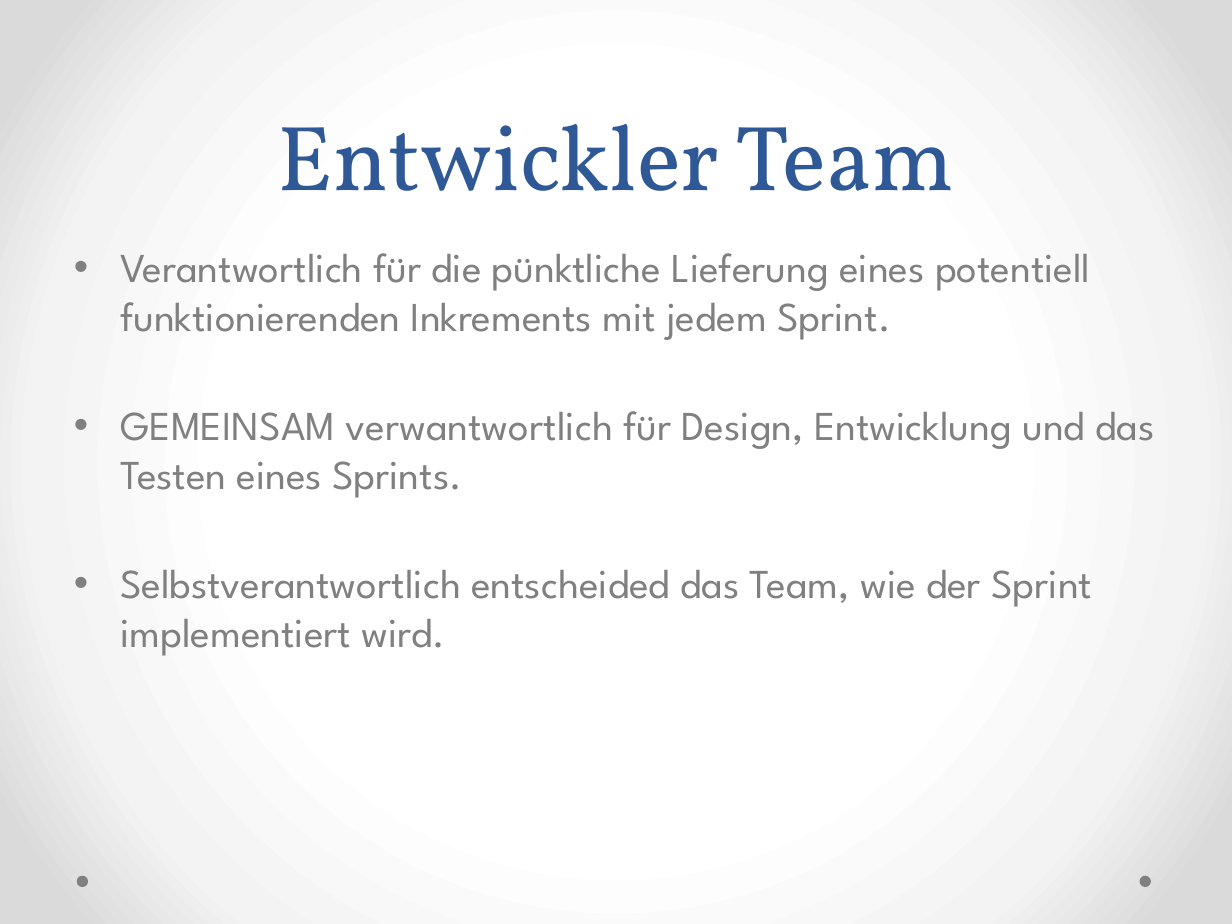
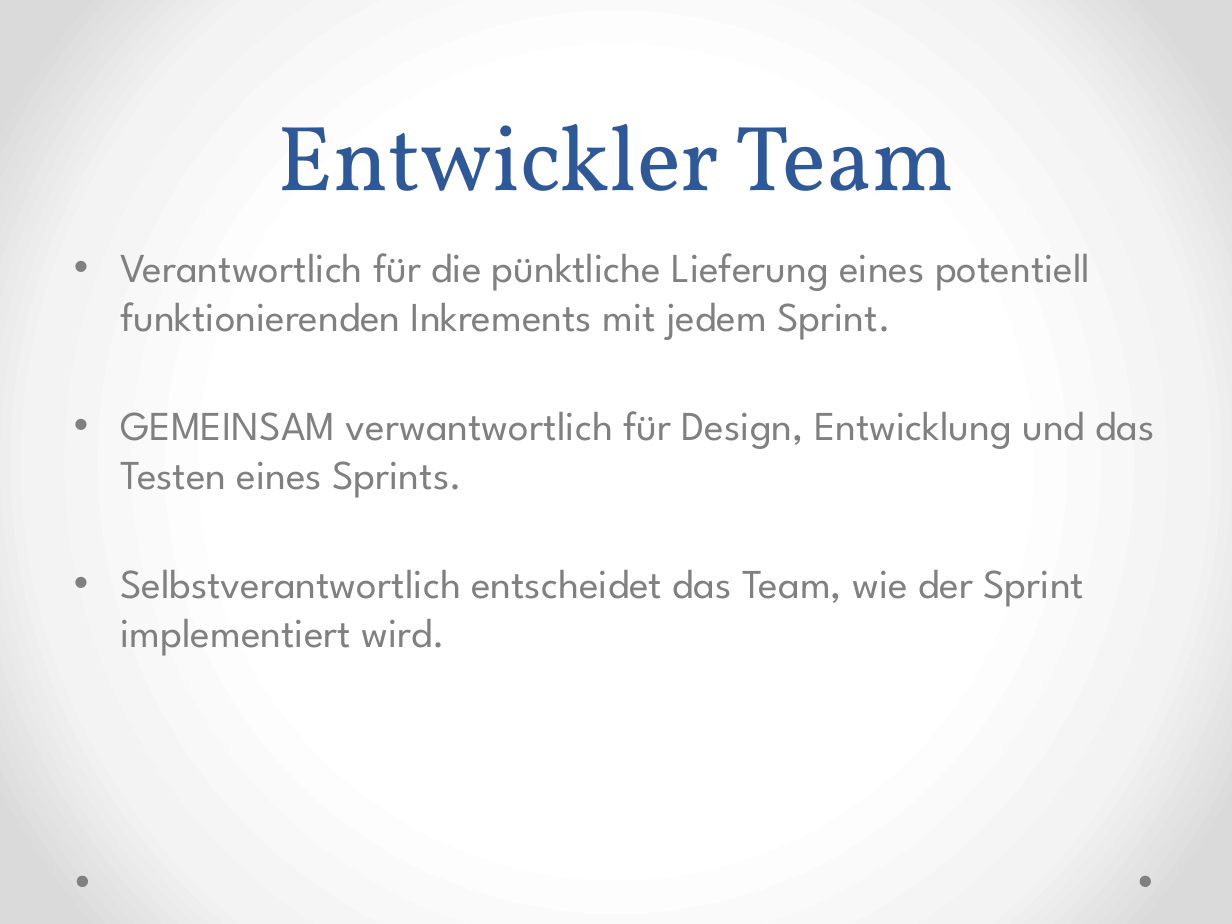
Before and after one commit to Medardus2004/ScrumPresentation, a slide deck: slide 10 of Scrum.pptx. Drawn at 1232x924 pixels with LibreOffice and Linux fonts; fonts in the diff are those of the drawing. Boxes give left, top, right and bottom in pixels: in the first picture for what was removed or moved away, otherwise in the second. Text is boxed around its words. In the diff, an @@ line names an element or a change of style, - is before the commit and + after.

```diff
--- a/Scrum.pptx
+++ b/Scrum.pptx
@@ text at bbox=[120, 570, 1084, 656]: text changed @@
-• Selbstverantwortlich entscheided das Team, wie der Sprint implementiert wird.
+• Selbstverantwortlich entscheidet das Team, wie der Sprint implementiert wird.
```
Also in this commit, not shown: 7 other slides changed, 1 slide added, 1 other file.
